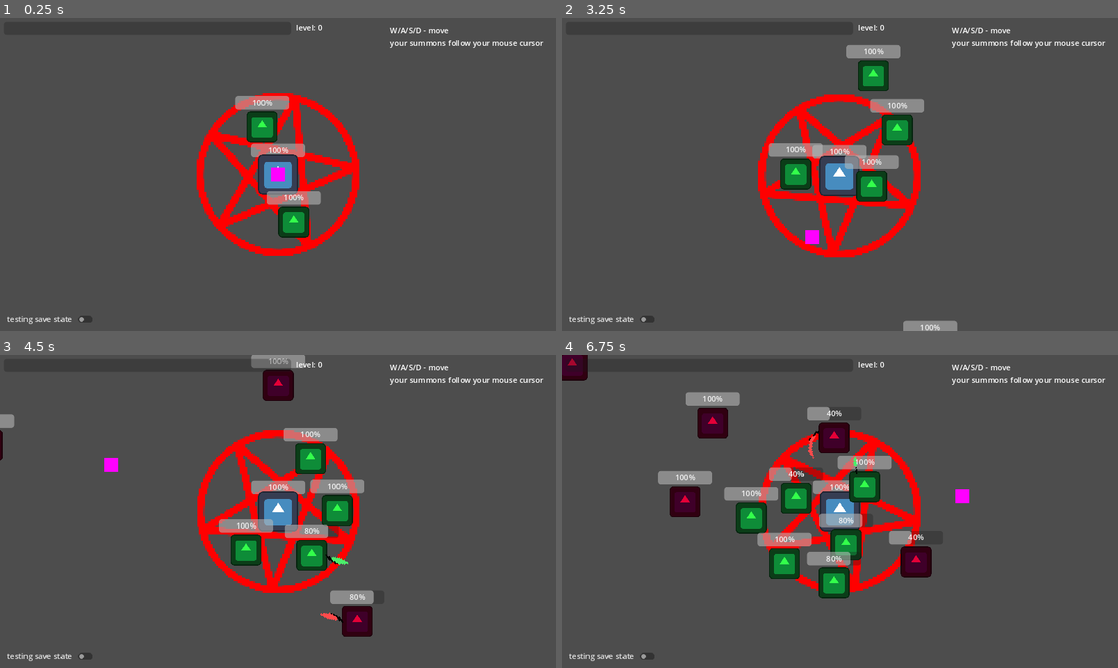
Above: before the commit, frames 1-4 (two rows, left to right).
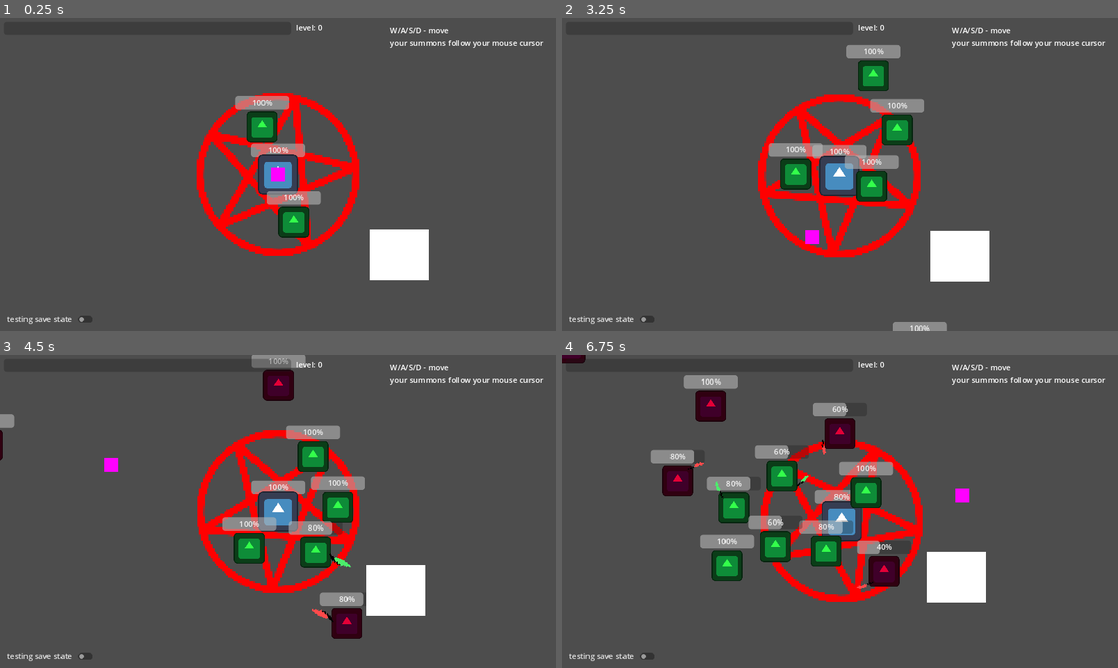
Above: after the commit, the same moments.

Repository: geekazodium/project-skeleton
Game: Godot game, scene res://scenes/game_scene.tscn
Same seed, same stepped clock (60 frames per second), same inputs: the game is played once before the commit and once after it. The engine's default icon, where the game draws it, is replaced by a stand-in: a white triangle on a blue panel in a dark square.
Inputs (mouse positions are in pixels of both pictures, inside the frame that each line leads up to):
- Up to frame 1 (0.25 s): no input
- Up to frame 2 (3.25 s): move the mouse to (962, 158) at 0.52 s; tap F at 0.6, 2.1 s; click (962, 158) at 0.67 s; move the mouse to (728, 190) at 1.27 s; tap M at 1.35, 2.85 s; click (728, 190) at 1.42 s; move the mouse to (895, 105) at 2.02 s; click (895, 105) at 2.17 s; move the mouse to (812, 237) at 2.77 s; click (812, 237) at 2.92 s
- Up to frame 3 (4.5 s): move the mouse to (444, 558) at 3.52 s; tap F at 3.6 s; click (444, 558) at 3.67 s; move the mouse to (111, 464) at 4.27 s; tap M at 4.35 s; click (111, 464) at 4.42 s
- Up to frame 4 (6.75 s): move the mouse to (867, 511) at 5.02 s; tap F at 5.1, 6.6 s; click (867, 511) at 5.17 s; move the mouse to (756, 433) at 5.77 s; tap M at 5.85 s; click (756, 433) at 5.92 s; move the mouse to (962, 495) at 6.52 s; click (962, 495) at 6.67 s

The runs differ from the first frame. In frame 1, 1.7% of the frame differs, in the area x 66-78%, y 67-84%; in frame 2, 1.9%; in frame 3, 4.7%; in frame 4, 18%, in the area x 0-77%, y 0-80%.

Commit message:
feature: boids have pathfinding

Diff:
--- a/scenes/entities/enemy.tscn
+++ b/scenes/entities/enemy.tscn
@@ -23,6 +23,7 @@
 
 [node name="Enemy" type="CharacterBody2D"]
 collision_layer = 9
+collision_mask = 17
 motion_mode = 1
 script = ExtResource("1_t1ggi")
 move_speed = 1200.0
--- a/scenes/entities/minion.tscn
+++ b/scenes/entities/minion.tscn
@@ -21,6 +21,7 @@
 [node name="Minion" type="CharacterBody2D"]
 process_physics_priority = 2
 collision_layer = 5
+collision_mask = 17
 motion_mode = 1
 script = ExtResource("1_fk853")
 move_speed = 1200.0
@@ -72,10 +73,11 @@
 frame = 4
 frame_progress = 1.0
 
-[node name="BoidBehavior" type="Node2D" parent="." node_paths=PackedStringArray("body", "nearby_detection", "deferred_velocity")]
+[node name="BoidBehavior" type="Node2D" parent="." node_paths=PackedStringArray("body", "nearby_detection", "nav_agent", "deferred_velocity")]
 script = ExtResource("5_xdtae")
 body = NodePath("..")
 nearby_detection = NodePath("NearbyMinionDetection")
+nav_agent = NodePath("../NavigationAgent2D")
 deferred_velocity = NodePath("../DeferredVelocity")
 
 [node name="NearbyMinionDetection" type="Area2D" parent="BoidBehavior"]
@@ -91,5 +93,7 @@
 script = ExtResource("7_lthrt")
 body = NodePath("..")
 
+[node name="NavigationAgent2D" type="NavigationAgent2D" parent="."]
+
 [connection signal="health_changed" from="HealthTracker" to="ProgressBar" method="set_value"]
 [connection signal="max_health_changed" from="HealthTracker" to="ProgressBar" method="set_max"]
--- a/scenes/entities/player.tscn
+++ b/scenes/entities/player.tscn
@@ -11,7 +11,7 @@
 
 [node name="Player" type="CharacterBody2D"]
 collision_layer = 3
-collision_mask = 8
+collision_mask = 24
 motion_mode = 1
 script = ExtResource("1_wxe34")
 move_speed = 1200.0
--- a/scenes/game_scene.tscn
+++ b/scenes/game_scene.tscn
@@ -24,13 +24,18 @@
 [sub_resource type="ViewportTexture" id="ViewportTexture_3khim"]
 viewport_path = NodePath("Player/PentagramSprite/SubViewport")
 
-[sub_resource type="NavigationPolygon" id="NavigationPolygon_fcdfl"]
-vertices = PackedVector2Array(83024.7, 46622, -61150.1, 46028, -62336.8, -28296, 80990.3, -28720)
-polygons = Array[PackedInt32Array]([PackedInt32Array(0, 1, 2, 3)])
-outlines = Array[PackedVector2Array]([PackedVector2Array(-61160, 46038, 83035, 46632, 81000, -28730, -62347, -28306)])
+[sub_resource type="PlaceholderTexture2D" id="PlaceholderTexture2D_2gxtp"]
+
+[sub_resource type="NavigationPolygon" id="NavigationPolygon_3y1db"]
+vertices = PackedVector2Array(348, 258, 1705.33, 1301.02, -2160.09, 1181.06, 150, 258, 1652.64, -1157.61, 348, 74, -1800.28, -1113.32, 150, 74)
+polygons = Array[PackedInt32Array]([PackedInt32Array(0, 1, 2, 3), PackedInt32Array(4, 1, 0, 5), PackedInt32Array(6, 4, 5, 7), PackedInt32Array(3, 2, 6, 7)])
+outlines = Array[PackedVector2Array]([PackedVector2Array(-1826, -1143, -2195, 1210, 1736, 1332, 1682, -1188)])
 parsed_geometry_type = 1
+parsed_collision_mask = 4294967056
+agent_radius = 30.0
 
-[sub_resource type="PlaceholderTexture2D" id="PlaceholderTexture2D_2gxtp"]
+[sub_resource type="RectangleShape2D" id="RectangleShape2D_1novq"]
+size = Vector2(138, 124)
 
 [node name="GameScene" type="Node2D"]
 
@@ -107,11 +112,6 @@
 
 [node name="Enemies" type="Node2D" parent="."]
 
-[node name="NavigationRegion2D" type="NavigationRegion2D" parent="."]
-visible = false
-position = Vector2(-2156, -1036)
-navigation_polygon = SubResource("NavigationPolygon_fcdfl")
-
 [node name="Camera2D" type="Camera2D" parent="." node_paths=PackedStringArray("target")]
 script = ExtResource("5_wc26p")
 target = NodePath("../Player")
@@ -134,3 +134,20 @@
 scale = Vector2(29.5, 29.5)
 texture = SubResource("PlaceholderTexture2D_2gxtp")
 script = ExtResource("19_4atye")
+
+[node name="NavigationRegion2D" type="NavigationRegion2D" parent="."]
+navigation_polygon = SubResource("NavigationPolygon_3y1db")
+
+[node name="StaticBody2D" type="StaticBody2D" parent="NavigationRegion2D"]
+position = Vector2(190, 114)
+collision_layer = 16
+collision_mask = 0
+metadata/_edit_group_ = true
+
+[node name="CollisionShape2D" type="CollisionShape2D" parent="NavigationRegion2D/StaticBody2D"]
+position = Vector2(59, 52)
+shape = SubResource("RectangleShape2D_1novq")
+
+[node name="ColorRect" type="ColorRect" parent="NavigationRegion2D/StaticBody2D"]
+offset_right = 123.0
+offset_bottom = 105.0
--- a/scripts/entities/boid_movement.gd
+++ b/scripts/entities/boid_movement.gd
@@ -18,6 +18,7 @@
 
 @export var body: EntityBody = null;
 @export var nearby_detection: Area2D = null;
+@export var nav_agent: NavigationAgent2D = null;
 
 @export var alignment_force: float = 2;
 @export var cohesion_force: float = .5;
@@ -64,7 +65,10 @@
 			seperation_force_count += 1;
 
 	var force = Vector2.ZERO;
-	force += self.get_local_mouse_position().normalized() * mouse_force_strength;
+
+	self.nav_agent.target_position = self.get_global_mouse_position();
+
+	force += to_local(self.nav_agent.get_next_path_position()).normalized() * mouse_force_strength;
 	if nearby_detection.has_overlapping_bodies():
 		force += alignment_force_avg.normalized() * self.alignment_force;
 		force += cohesion_force_center.normalized() * self.cohesion_force;
Not shown: 1 places in scenes/game_scene.tscn that only renumber resources
